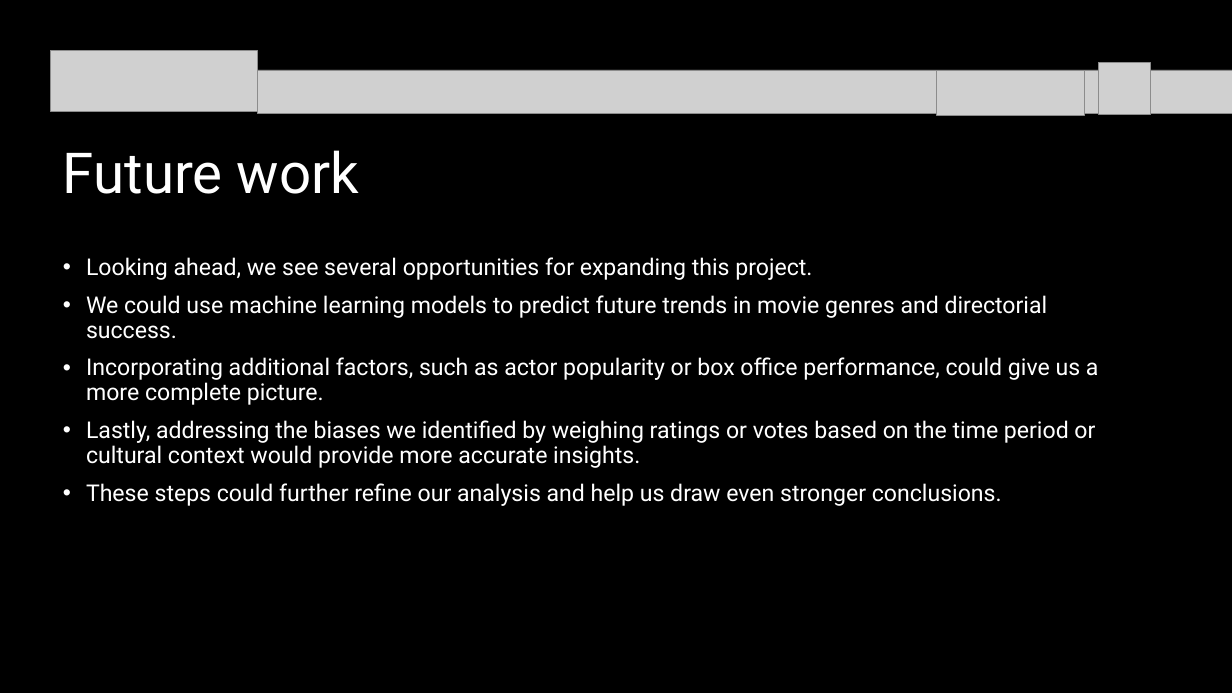
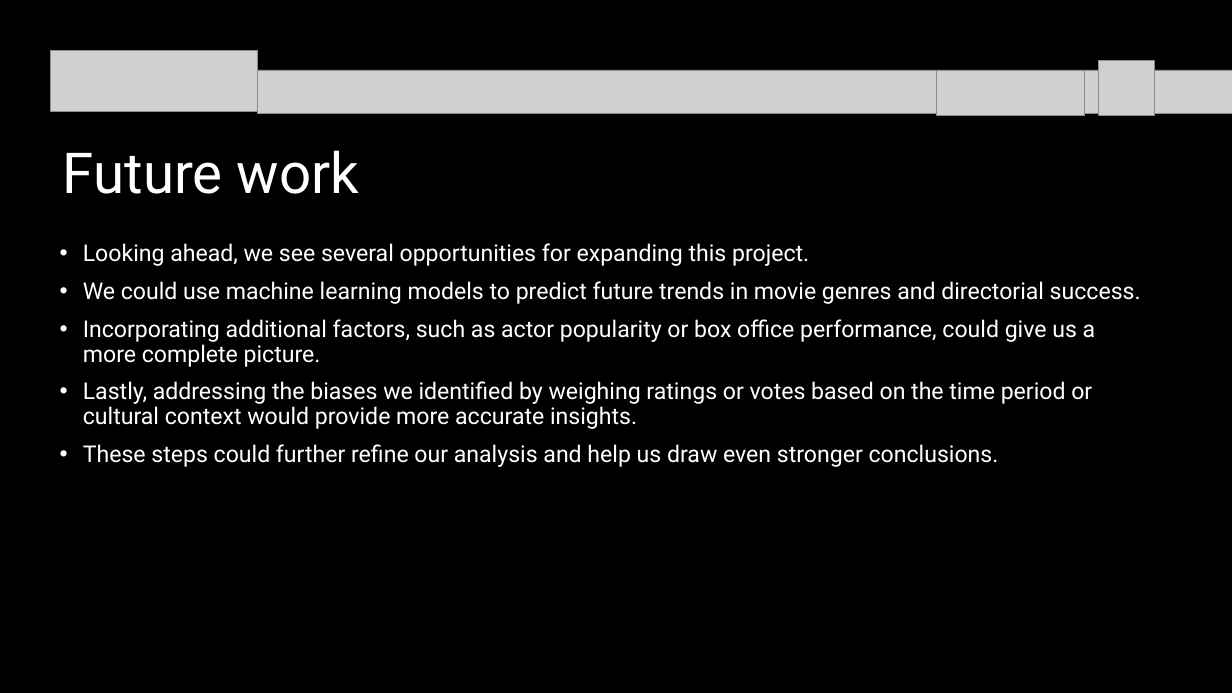
Before and after one commit to ajmonte0920/BootCamp24-project-4-group-08, a slide deck: slide 11 of Project 4_Group 8_Slide Deck.pptx. Drawn at 1232x693 pixels with LibreOffice and Linux fonts; fonts in the diff are those of the drawing; grey boxes stand for pictures. Boxes give left, top, right and bottom in pixels: in the first picture for what was removed or moved away, otherwise in the second. Text is boxed around its words. In the diff, an @@ line names an element or a change of style, - is before the commit and + after.

Commit message:
BootCamp24-project-4-group-08

```diff
--- a/Project 4_Group 8_Slide Deck.pptx
+++ b/Project 4_Group 8_Slide Deck.pptx
@@ picture: place and size @@
-picture at bbox=[1099, 62, 1150, 114]
+picture at bbox=[1099, 61, 1154, 116]
@@ text "Looking ahead, we see several ..." rewrapped from bbox=[86, 257, 1099, 506] to bbox=[83, 243, 1141, 467] @@
```
Also in this commit, not shown: 5 other slides changed, 1 slide added, 2 other files.
